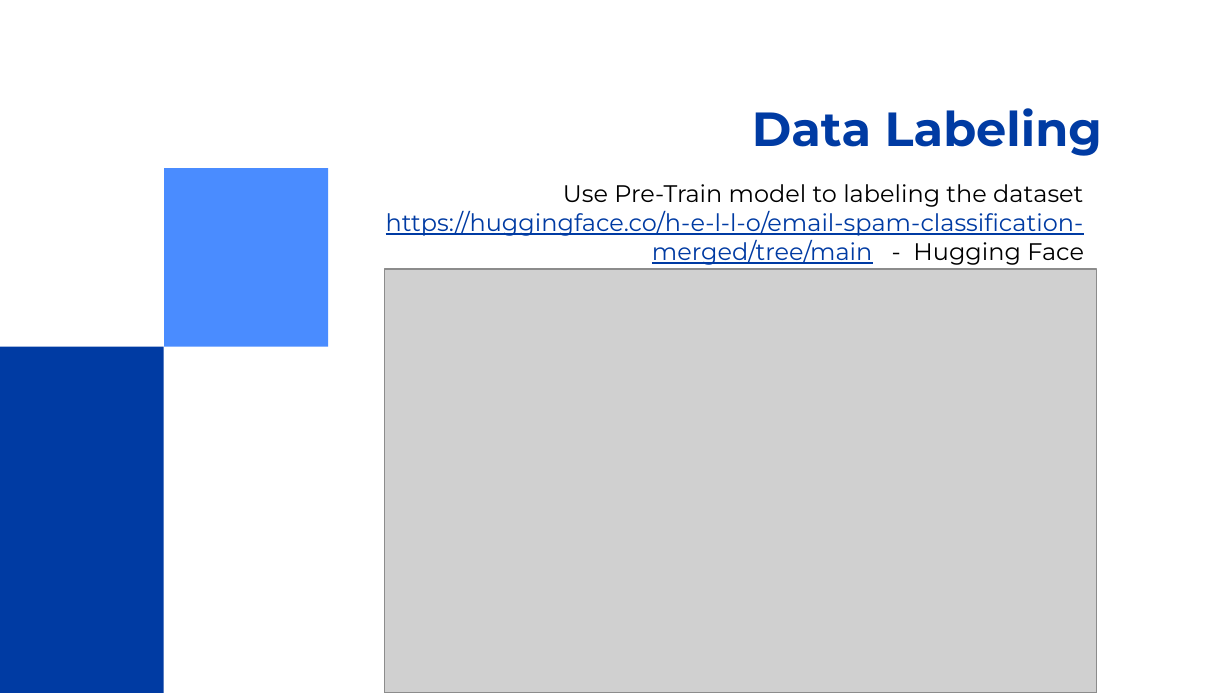
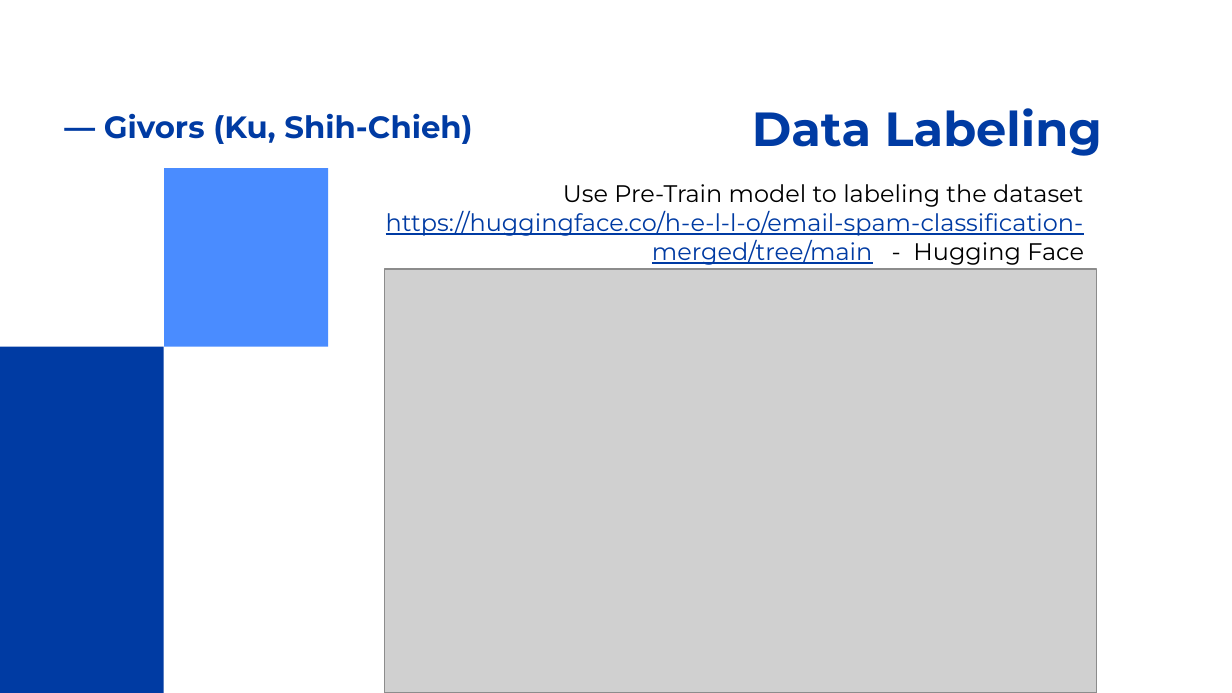
Before and after one commit to onlyxool/PROG8245NLP, a slide deck: slide 5 of PROG8245_Final_Project.pptx. Drawn at 1232x693 pixels with LibreOffice and Linux fonts; fonts in the diff are those of the drawing; grey boxes stand for pictures. Boxes give left, top, right and bottom in pixels: in the first picture for what was removed or moved away, otherwise in the second. Text is boxed around its words. In the diff, an @@ line names an element or a change of style, - is before the commit and + after.

```diff
--- a/PROG8245_Final_Project.pptx
+++ b/PROG8245_Final_Project.pptx
@@ text added at (104,113,472,144), 18 pt, text #003BA3, bold @@
+— Givors (Ku, Shih-Chieh)
```
Also in this commit, not shown: 5 other slides changed.
